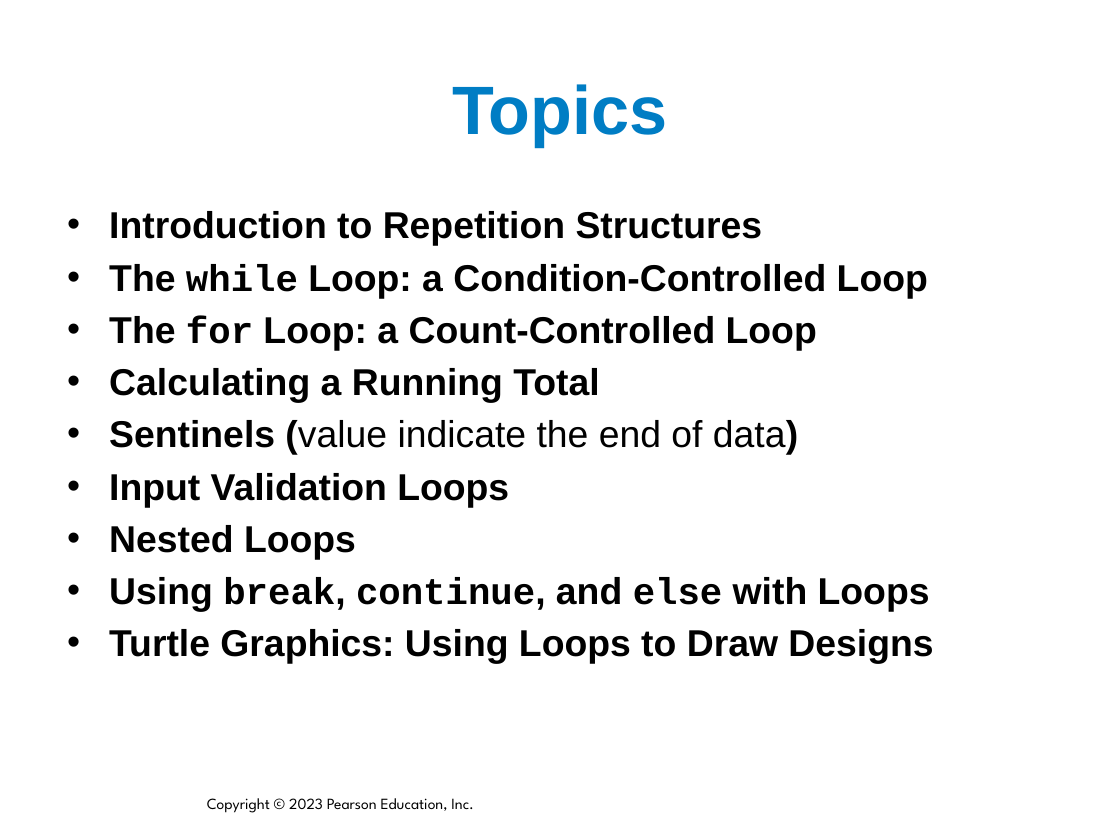
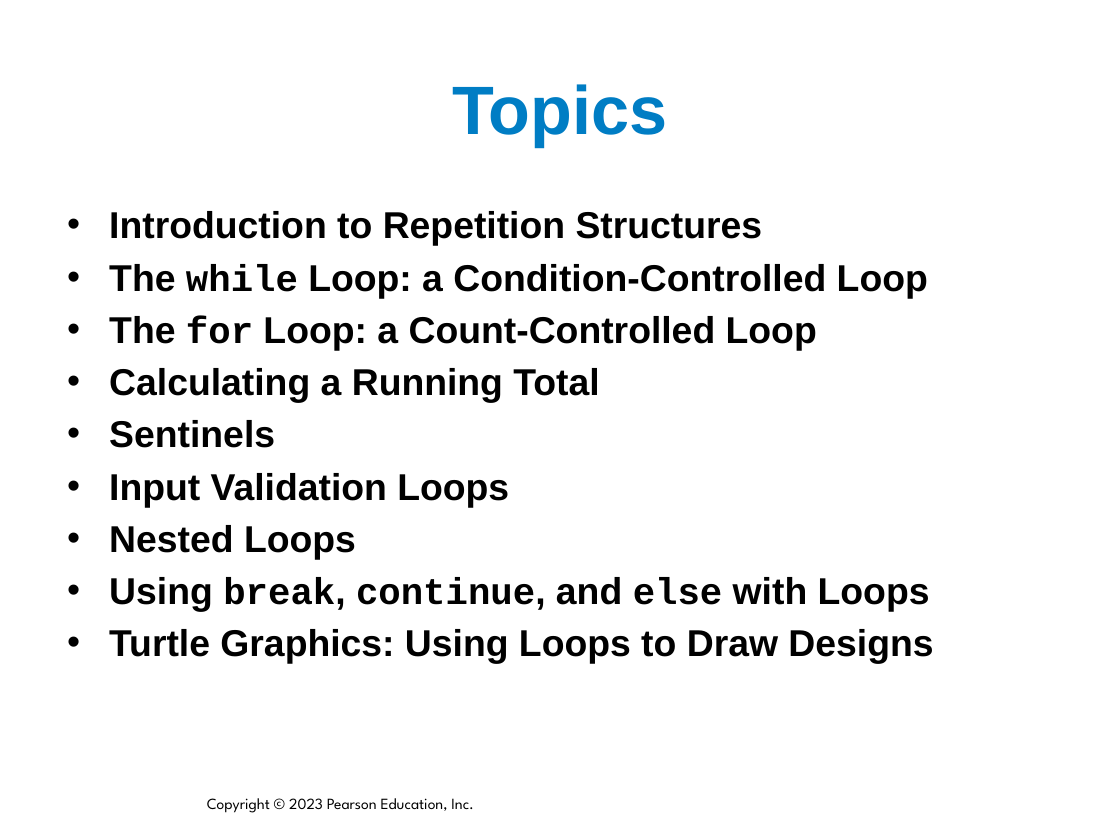
Before and after one commit to nhanizDee/Python, a slide deck: slide 2 of Gaddis Python 6e Chapter 04.pptx. Drawn at 1120x840 pixels with LibreOffice and Linux fonts; fonts in the diff are those of the drawing; background and template pictures are left out. Boxes give left, top, right and bottom in pixels: in the first picture for what was removed or moved away, otherwise in the second. Text is boxed around its words. In the diff, an @@ line names an element or a change of style, - is before the commit and + after.

```diff
--- a/Gaddis Python 6e Chapter 04.pptx
+++ b/Gaddis Python 6e Chapter 04.pptx
@@ text at <box>109,420,275,448</box>: text changed; bold on @@
-• Sentinels (value indicate the end of data)
+• Sentinels
```
Also in this commit, not shown: 3 other files.
